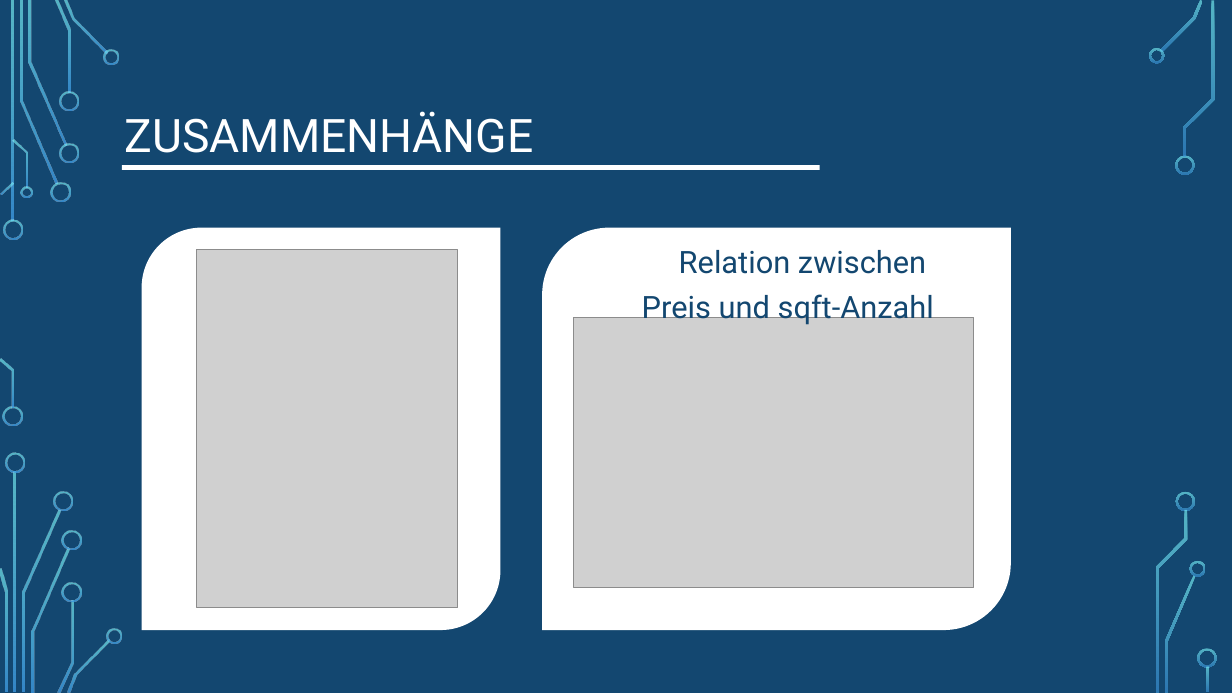
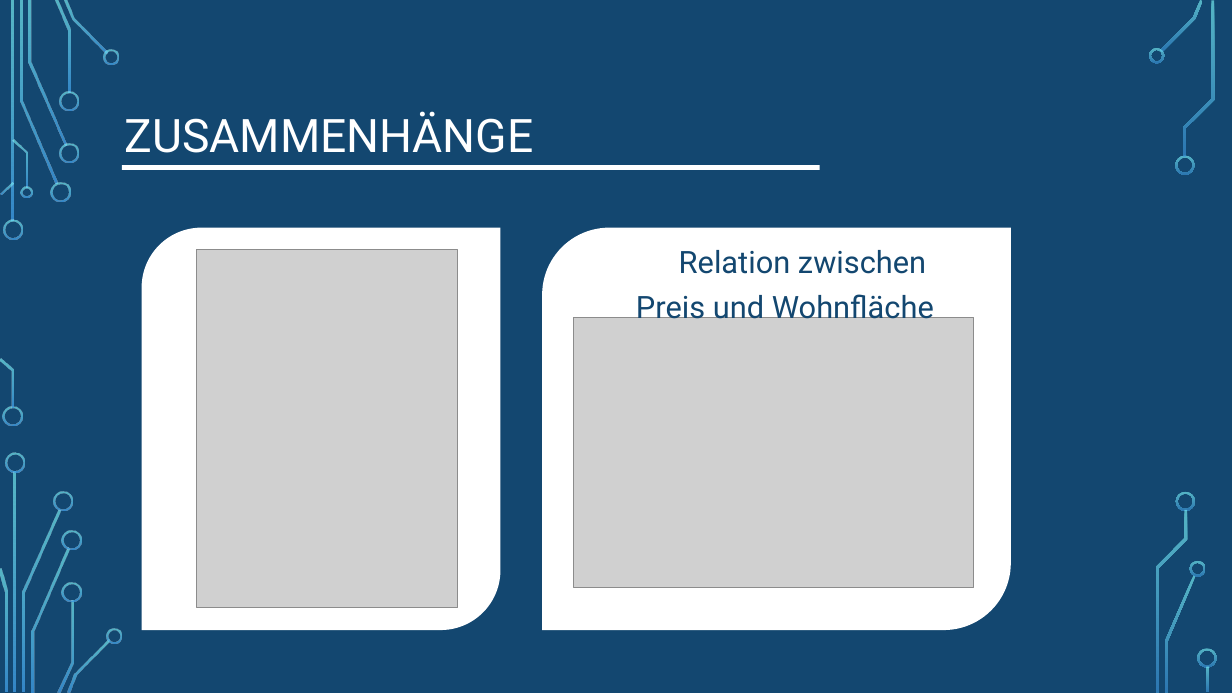
Before and after one commit to LennartFertig/DataExploration_HousePriceSeattle, a slide deck: slide 11 of House_Price_Prediction_Zwischenpräsentation.pptx (slide 9 before the commit). Drawn at 1232x693 pixels with LibreOffice and Linux fonts; fonts in the diff are those of the drawing; grey boxes stand for pictures; background and template pictures are left out. Boxes give left, top, right and bottom in pixels: in the first picture for what was removed or moved away, otherwise in the second. Text is boxed around its words. In the diff, an @@ line names an element or a change of style, - is before the commit and + after.

```diff
--- a/House_Price_Prediction_Zwischenpräsentation.pptx
+++ b/House_Price_Prediction_Zwischenpräsentation.pptx
@@ text at <box>636,250,934,326</box>: text changed @@
-Relation zwischen
-Preis und sqft-Anzahl
+Relation zwischen
+Preis und Wohnfläche
```
Also in this commit, not shown: 3 other slides changed, 2 slides added.
